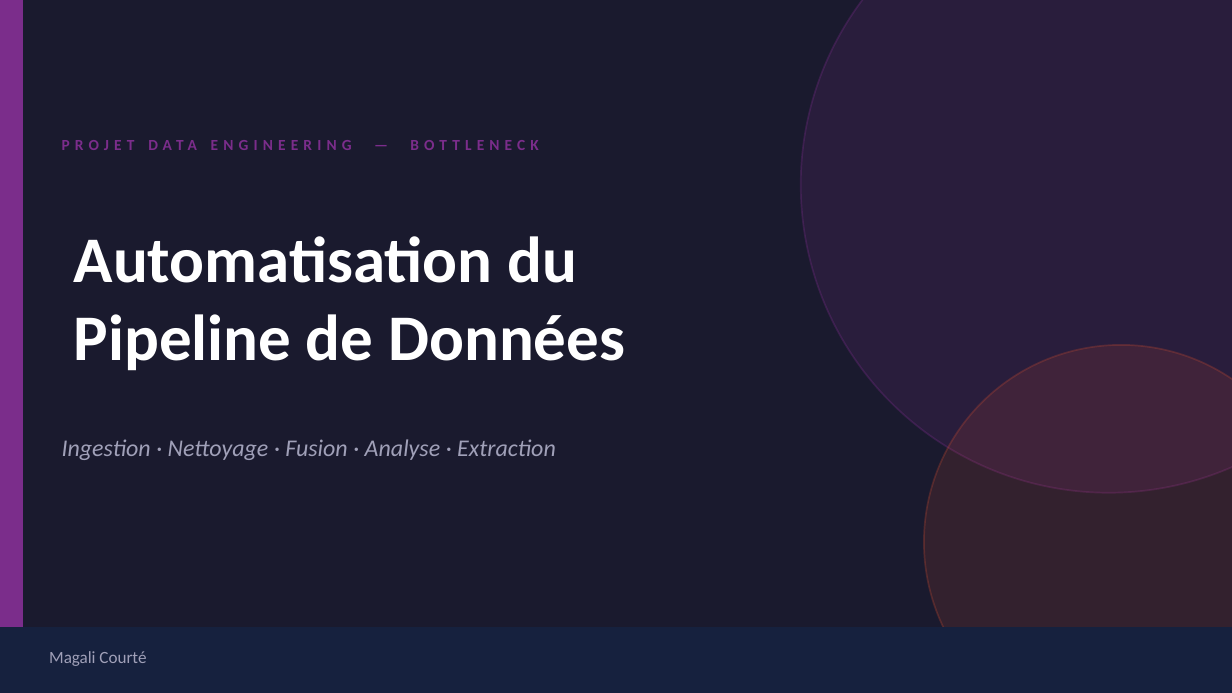
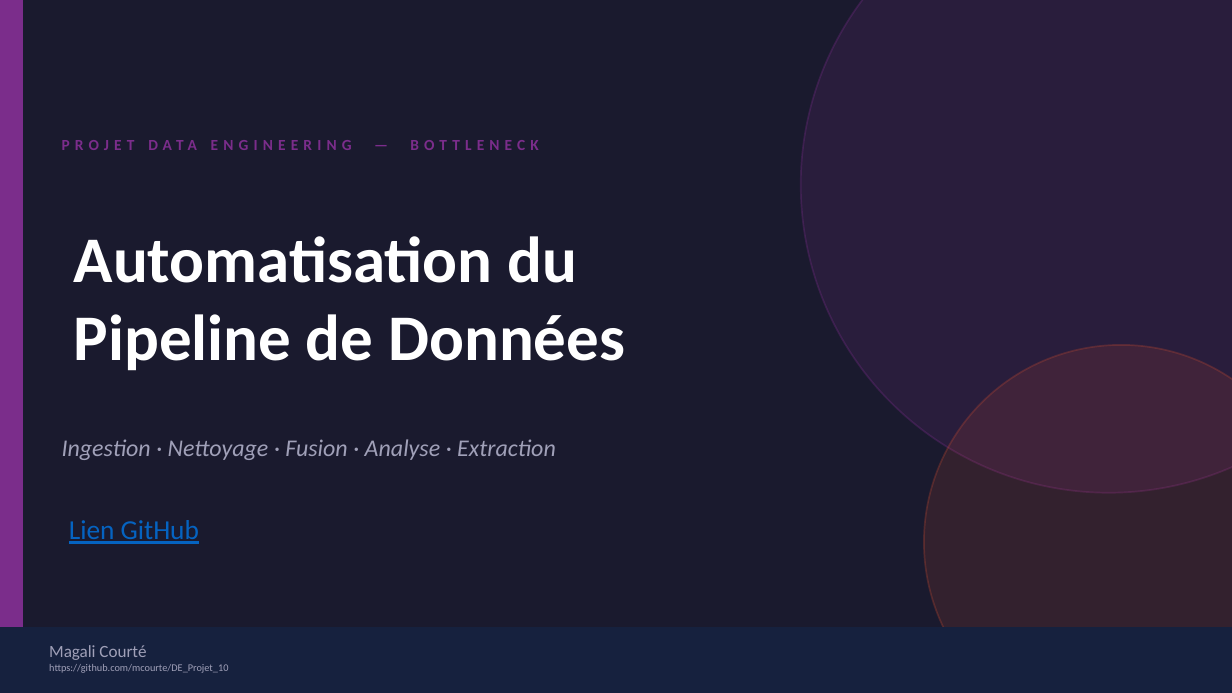
Before and after one commit to mcourte/DE_Projet_10, a slide deck: slide 1 of BottleNeck_Pipeline.pptx. Drawn at 1232x693 pixels with LibreOffice and Linux fonts; fonts in the diff are those of the drawing. Boxes give left, top, right and bottom in pixels: in the first picture for what was removed or moved away, otherwise in the second. Text is boxed around its words. In the diff, an @@ line names an element or a change of style, - is before the commit and + after.

```diff
--- a/BottleNeck_Pipeline.pptx
+++ b/BottleNeck_Pipeline.pptx
@@ text added at box(69, 520, 199, 544), 16 pt, text #0563C1, underline @@
+Lien GitHub
@@ text at box(49, 664, 228, 673): paragraph added @@
+https://github.com/mcourte/DE_Projet_10
```
Also in this commit, not shown: 10 other slides changed.
